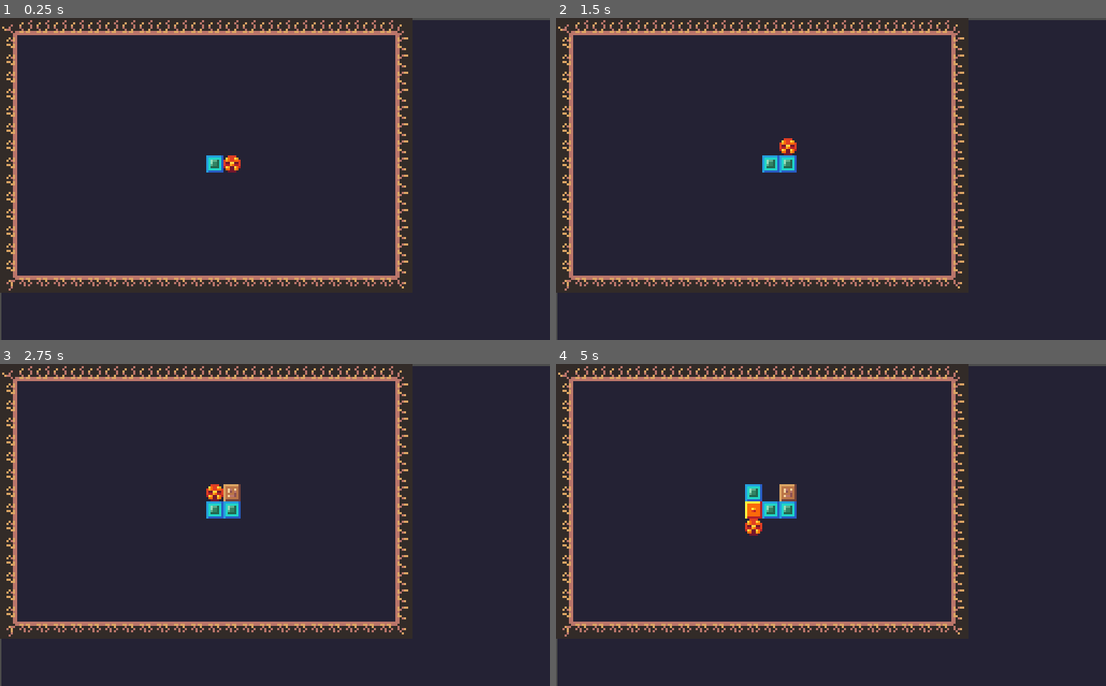
Above: before the commit, frames 1-4 (two rows, left to right).
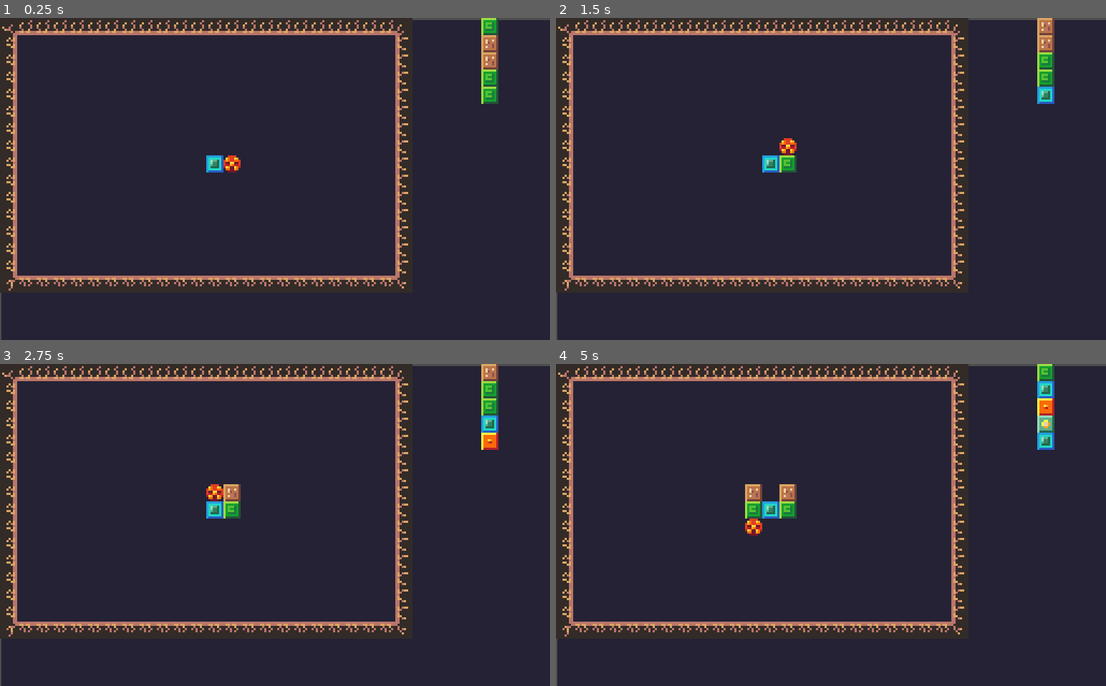
Above: after the commit, the same moments.

Repository: mbrezu/LD47
Game: Godot game, scene res://scenes/game.tscn
Two runs of this game, one before a commit and one after it. Both use one fixed random seed, a clock stepped at 60 frames per second and the inputs below.
Inputs:
- Up to frame 1 (0.25 s): no input
- Up to frame 2 (1.5 s): tap Enter at 0.5 s; tap Space (ui_select) at 0.77, 1.25 s
- Up to frame 3 (2.75 s): tap Space (ui_select) at 1.52 s
- Up to frame 4 (5 s): tap Enter at 2.75, 4.25 s; tap Space (ui_select) at 3.02, 3.5, 3.77, 4.52 s

The runs differ from the first frame. In frame 1, 0.8% of the frame differs, in the area x 87-91%, y 0-27%; in frame 2, 1.0%; in frame 3, 1.0%; in frame 4, 1.3%, in the area x 34-91%, y 0-48%.

Commit message:
Next items.

Diff:
--- a/godot/project.godot
+++ b/godot/project.godot
@@ -18,6 +18,10 @@
 config/name="LD47"
 run/main_scene="res://scenes/game.tscn"
 
+[autoload]
+
+Consts="*res://scripts/consts.gd"
+
 [display]
 
 window/size/width=256
--- a/godot/scenes/game.gd
+++ b/godot/scenes/game.gd
@@ -6,8 +6,8 @@
 
 func _ready():
 	$player.configure($map)
-	$player.set_map_position(8, 13)
-	$player.connect("player_moved", self, "_on_player_moved")
+	$player.set_map_position(Consts.START_SQUARE_ROW, Consts.START_SQUARE_COLUMN + 1)
+	var _dummy = $player.connect("player_moved", self, "_on_player_moved")
 
 
 func _process(_delta):
@@ -22,7 +22,8 @@
 	if _add_tile:
 		print("adding tile")
 		_add_tile = false
-		$map.add_random_tile(old_row, old_column)
+		$map.add_tile(old_row, old_column, $next_items.get_next_tile_number())
+		$next_items.advance()
 
 
 func _on_advance_timer_timeout():
--- a/godot/scenes/game.tscn
+++ b/godot/scenes/game.tscn
@@ -1,10 +1,11 @@
-[gd_scene load_steps=6 format=2]
+[gd_scene load_steps=7 format=2]
 
 [ext_resource path="res://scenes/game.gd" type="Script" id=1]
 [ext_resource path="res://assets/graphics/background.png" type="Texture" id=2]
 [ext_resource path="res://scenes/map.tscn" type="PackedScene" id=3]
 [ext_resource path="res://scenes/map.gd" type="Script" id=4]
 [ext_resource path="res://scenes/player.tscn" type="PackedScene" id=5]
+[ext_resource path="res://scenes/next_items.tscn" type="PackedScene" id=6]
 
 [node name="game" type="Node2D"]
 script = ExtResource( 1 )
@@ -21,4 +22,7 @@
 
 [node name="advance_timer" type="Timer" parent="."]
 autostart = true
+
+[node name="next_items" parent="." instance=ExtResource( 6 )]
+position = Vector2( 224, 0 )
 [connection signal="timeout" from="advance_timer" to="." method="_on_advance_timer_timeout"]
--- a/godot/scenes/map.gd
+++ b/godot/scenes/map.gd
@@ -32,8 +32,7 @@
 	_render_map()
 
 
-func add_random_tile(row, column):
-	var tile_number = randi() % 7 + 1
+func add_tile(row, column, tile_number):
 	_map[row][column].tile_number = tile_number
 	_add_tile_at(row, column, true)
 
@@ -59,25 +58,25 @@
 func _initialize_map():
 	_map = []
 	_detect = []
-	for _row_index in range(0, 16):
+	for _row_index in range(0, Consts.MAP_ROWS):
 		var row = []
 		var detect_row = []
-		for _col_index in range(0, 24):
+		for _col_index in range(0, Consts.MAP_COLUMNS):
 			row.append(MapCell.new(0))
 			detect_row.append(false)
 		_map.append(row)
 		_detect.append(detect_row)
-	for _row_index in range(0, 16):
+	for _row_index in range(0, Consts.MAP_ROWS):
 		_map[_row_index][0].tile_number = 104
-		_map[_row_index][23].tile_number = 105
-	for _column_index in range(0, 24):
+		_map[_row_index][Consts.MAP_COLUMNS - 1].tile_number = 105
+	for _column_index in range(0, Consts.MAP_COLUMNS):
 		_map[0][_column_index].tile_number = 102
-		_map[15][_column_index].tile_number = 107
+		_map[Consts.MAP_ROWS - 1][_column_index].tile_number = 107
 	_map[0][0].tile_number = 101
-	_map[0][23].tile_number = 103
-	_map[15][0].tile_number = 106
-	_map[15][23].tile_number = 108
-	_map[8][12].tile_number = 1
+	_map[0][Consts.MAP_COLUMNS - 1].tile_number = 103
+	_map[Consts.MAP_ROWS - 1][0].tile_number = 106
+	_map[Consts.MAP_ROWS - 1][Consts.MAP_COLUMNS - 1].tile_number = 108
+	_map[Consts.START_SQUARE_ROW][Consts.START_SQUARE_COLUMN].tile_number = 1
 
 
 func _render_map():
--- /dev/null
+++ b/godot/scenes/next_items.gd
@@ -0,0 +1,40 @@
+extends Node2D
+
+var MapCell = load("res://scripts/map_cell.gd")
+
+var tile_scenes = [
+	preload("res://scenes/tiles/tile_1.tscn"),
+	preload("res://scenes/tiles/tile_2.tscn"),
+	preload("res://scenes/tiles/tile_3.tscn"),
+	preload("res://scenes/tiles/tile_4.tscn"),
+	preload("res://scenes/tiles/tile_5.tscn"),
+	preload("res://scenes/tiles/tile_6.tscn"),
+	preload("res://scenes/tiles/tile_7.tscn")
+]
+
+var _list = []
+
+
+# Called when the node enters the scene tree for the first time.
+func _ready():
+	for i in range(Consts.LOOKAHEAD):
+		var item = MapCell.new(randi() % Consts.TILES_COUNT + 1)
+		item.tile_instance = tile_scenes[item.tile_number - 1].instance()
+		item.tile_instance.position = Vector2(0, i * 8)
+		add_child(item.tile_instance)
+		_list.append(item)
+
+
+func get_next_tile_number():
+	return _list[0].tile_number
+
+
+func advance():
+	_list[0].tile_instance.queue_free()
+	_list.pop_front()
+	var item = MapCell.new(randi() % Consts.TILES_COUNT + 1)
+	item.tile_instance = tile_scenes[item.tile_number - 1].instance()
+	add_child(item.tile_instance)
+	_list.append(item)
+	for i in range(Consts.LOOKAHEAD):
+		_list[i].tile_instance.position = Vector2(0, i * 8)
--- /dev/null
+++ b/godot/scenes/next_items.tscn
@@ -0,0 +1,6 @@
+[gd_scene load_steps=2 format=2]
+
+[ext_resource path="res://scenes/next_items.gd" type="Script" id=1]
+
+[node name="next_items" type="Node2D"]
+script = ExtResource( 1 )
--- /dev/null
+++ b/godot/scripts/consts.gd
@@ -0,0 +1,8 @@
+extends Node
+
+const TILES_COUNT = 7
+const MAP_ROWS = 16
+const MAP_COLUMNS = 24
+const START_SQUARE_ROW = 8
+const START_SQUARE_COLUMN = 12
+const LOOKAHEAD = 5
